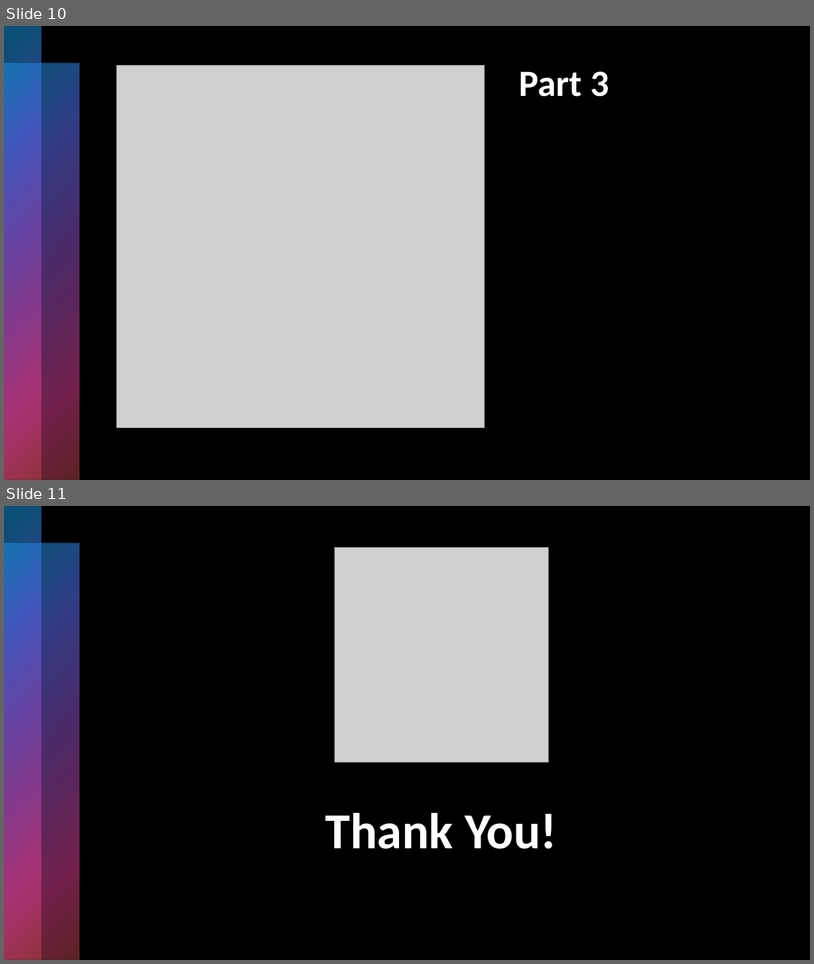
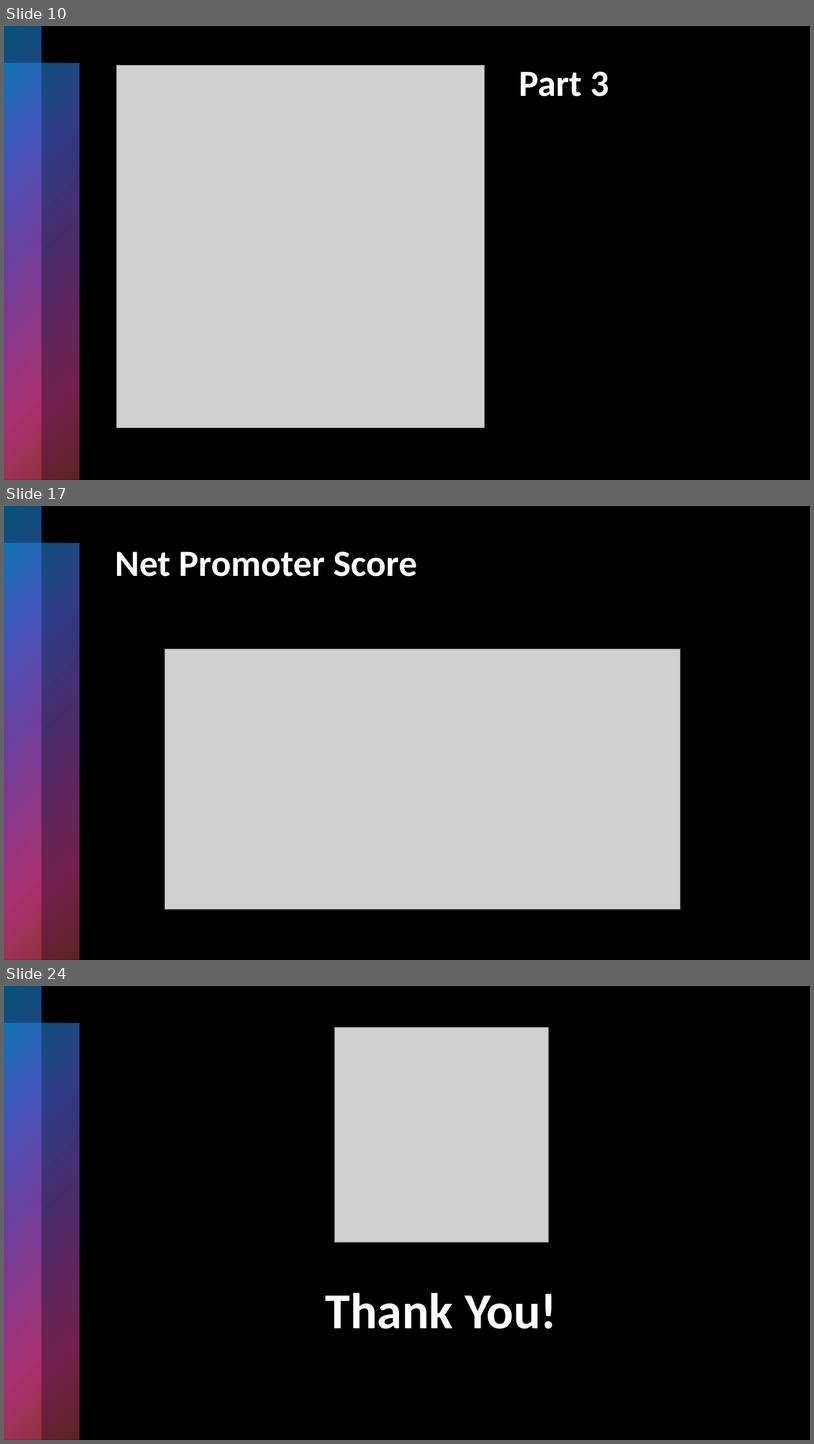
Before and after one commit to andrzejjnk/F1App, a slide deck: CEM/CEM.pptx. Shown one above the other, each under a label of ours: slides 10 and 11 before the commit, slides 10, 17 and 24 after it; the slides between them are not shown. The pictures are 814x964 and 814x1444 pixels, drawn with LibreOffice and Linux fonts; fonts in the diff are those of the drawing; grey boxes stand for pictures. Boxes give left, top, right and bottom in pixels: in the first picture for what was removed or moved away, otherwise in the second. Text is boxed around its words. In the diff, an @@ line names an element or a change of style, - is before the commit and + after.

```diff
--- a/CEM/CEM.pptx
+++ b/CEM/CEM.pptx
@@ slide 17 added at [4,506,810,960], background #000000; not listed: 2 template elements that a slide beside it also shows @@
@@ title added at [115,551,418,577], 44 pt, text #FFFFFF, bold @@
+Net Promoter Score
@@ picture added at [165,649,681,908] @@
@@ what was slide 11 is now slide 24 @@
```
Also in this commit, not shown: 12 other slides added, 14 other files.
